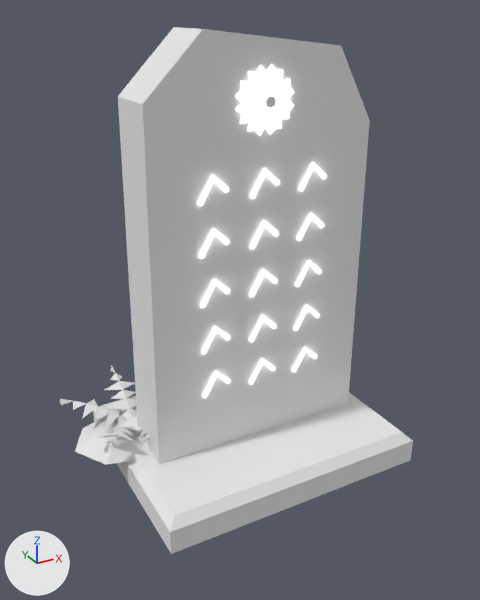
The FBX model Assets/_Game/Resources/Art/Environment/verdant_ruins/lore_stone.fbx: old version first, new version second.
Both versions are drawn from a 50 mm lens placed at (-1.58, -2.79, 2.36), pointed at (-0.07, -0.04, 0.99). Arrows for +X, +Y and +Z are at lower left; the lights stay in place. The first picture is the older version. Where no turn or scale is listed for an object, it has been applied to the vertices. Vertices at exactly the same position are counted once.

The first picture shows 'lore_stone'.
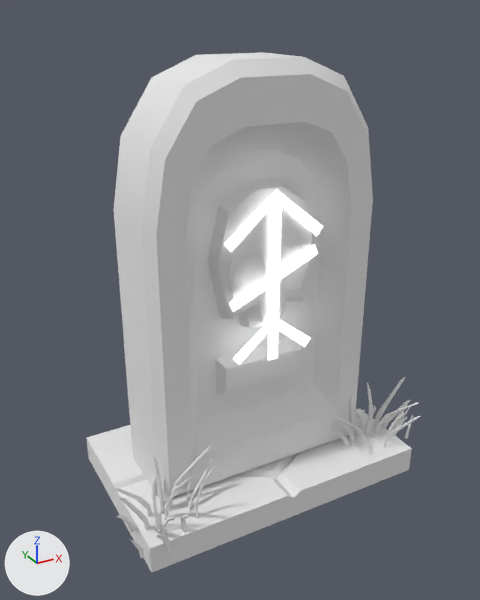
Location of each change, (x1, y1, x2, y2) in pixels of the pictures (480 x 600 px):
'lore_stone', reshaped: before (60, 27, 413, 554); after (86, 52, 420, 572)
part 1 of me_lore_stone, rebuilt: before (93, 392, 413, 554); after (86, 408, 412, 572)
part 2 of me_lore_stone, rebuilt: before (118, 27, 370, 464); after (114, 52, 373, 499)
part 3 of me_lore_stone, deleted: before (60, 64, 327, 465)
part 4 of me_lore_stone, built on (mostly hidden before): before (130, 430, 150, 443); after (114, 177, 420, 558)

The change, as a list of edits to the scene's bpy script:
```text
Change me_lore_stone:
    used by ob_lore_stone; location = (0.0, 0.0, 0.0)
    remove me_lore_stone.from_pydata(...)  # 587 vertices, 467 faces; spans x -0.94..0.73, y -0.57..0.62, z 0.0..2.28
    add me_lore_stone.from_pydata(...)  # 1104 vertices, 1891 faces; spans x -0.92..0.98, y -0.7..0.59, z -0.1..2.16
    me_lore_stone part 1: the loose piece of 16 vertices spanning x -0.73..0.73, y -0.57..0.57, z 0.0..0.22 is rebuilt with 36 vertices and now spans x -0.8..0.8, y -0.5..0.5, z -0.1..0.05
    me_lore_stone part 2: the loose piece of 12 vertices spanning x -0.6..0.6, y -0.15..0.15, z 0.2..2.28 is rebuilt with 82 vertices and now spans x -0.63..0.63, y -0.24..0.24, z 0.0..2.16
    me_lore_stone part 3: 24 loose pieces with 537 vertices, spanning x -0.94..0.35, y -0.2..0.62, z 0.2..2.16, are deleted
    me_lore_stone part 4: 22 vertices removed from x -0.69..-0.46, y -0.15..0.19, z 0.21..0.33; 986 vertices added at x -0.92..0.98, y -0.7..0.59, z 0.0..1.62
```
